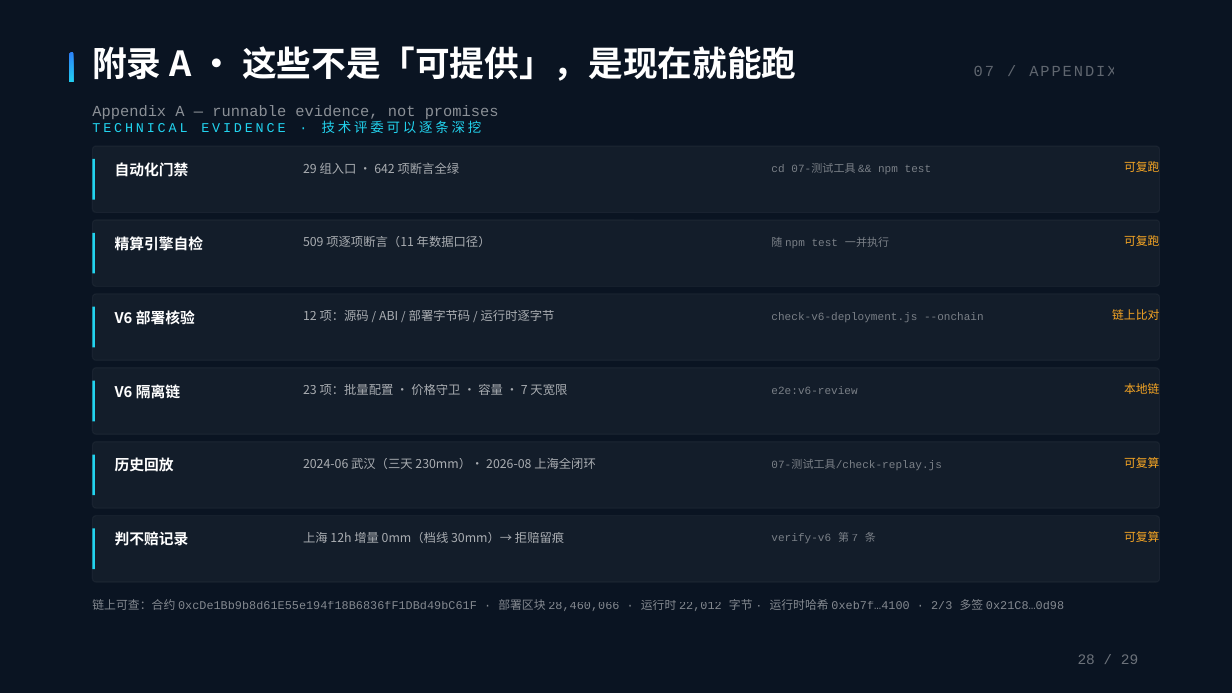
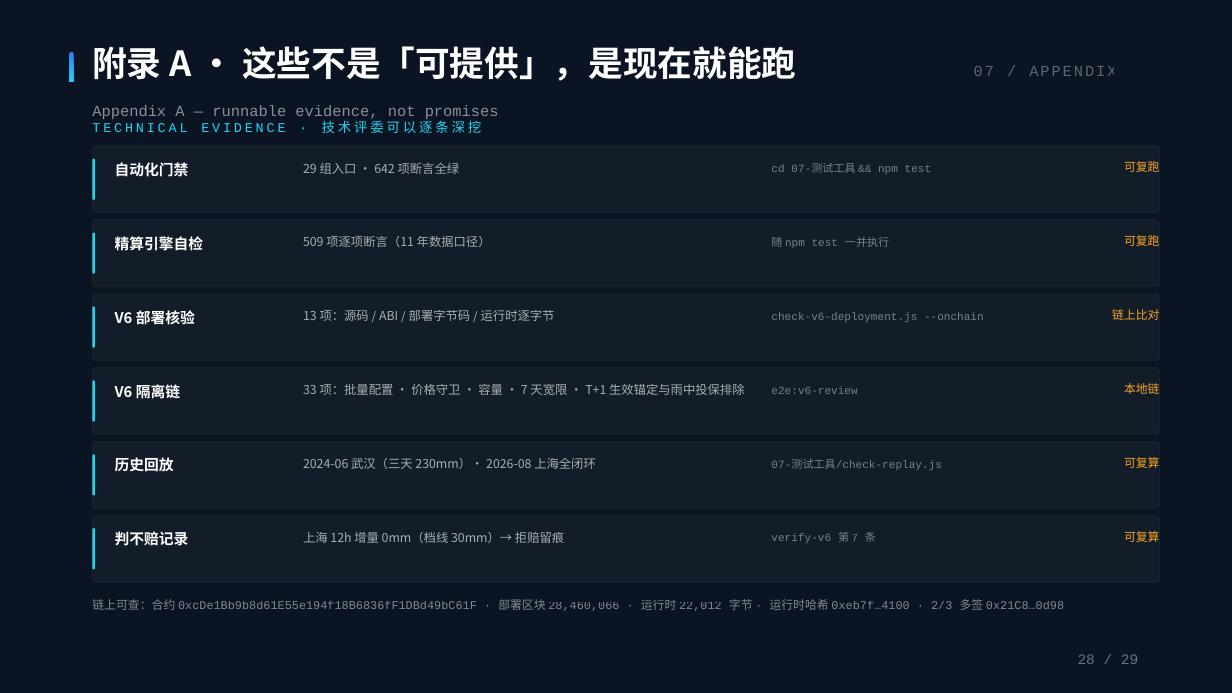
Before and after one commit to BruceLeezh/rainproof-pro, a slide deck: slide 28 of 01-参赛材料/交付物/PPT/神麻组-雨证-路演PPT-答辩版-2026-10-28.pptx. Drawn at 1232x693 pixels with LibreOffice and Linux fonts; fonts in the diff are those of the drawing. Boxes give left, top, right and bottom in pixels: in the first picture for what was removed or moved away, otherwise in the second. Text is boxed around its words. In the diff, an @@ line names an element or a change of style, - is before the commit and + after.

Commit message:
[B] PPT 内容更新（两份 deck）：①答辩版 S12 精算基础页增补雨中投保量化（11 年实算 3.3–11.6×，T+1 锚定后 1.7–4.2×）；②答辩版 S22 风险登记表逆选择行补 T+1（已实现待发布）；③答辩版 S28 附录 A：隔离链 e2e 23→33 项（含 T+1 锚定与排除证明）、部署核验 12→13 项口径对齐；④精简版 S12 补双轨并行一句、S14 工程事实补 T+1 已实现；⑤喂价留痕 11-03 全天入库。全量门禁 29 组 EXIT=0（V6 E2E 33 项）

```diff
--- a/01-参赛材料/交付物/PPT/神麻组-雨证-路演PPT-答辩版-2026-10-28.pptx
+++ b/01-参赛材料/交付物/PPT/神麻组-雨证-路演PPT-答辩版-2026-10-28.pptx
@@ text at <box>303,310,555,321</box>: text changed @@
-12 项：源码 / ABI / 部署字节码 / 运行时逐字节
+13 项：源码 / ABI / 部署字节码 / 运行时逐字节
@@ text at <box>303,384,745,395</box>: text changed @@
-23 项：批量配置 · 价格守卫 · 容量 · 7 天宽限
+33 项：批量配置 · 价格守卫 · 容量 · 7 天宽限 · T+1 生效锚定与雨中投保排除
```
Also in this commit, not shown: 2 other slides changed, 1 other file.
